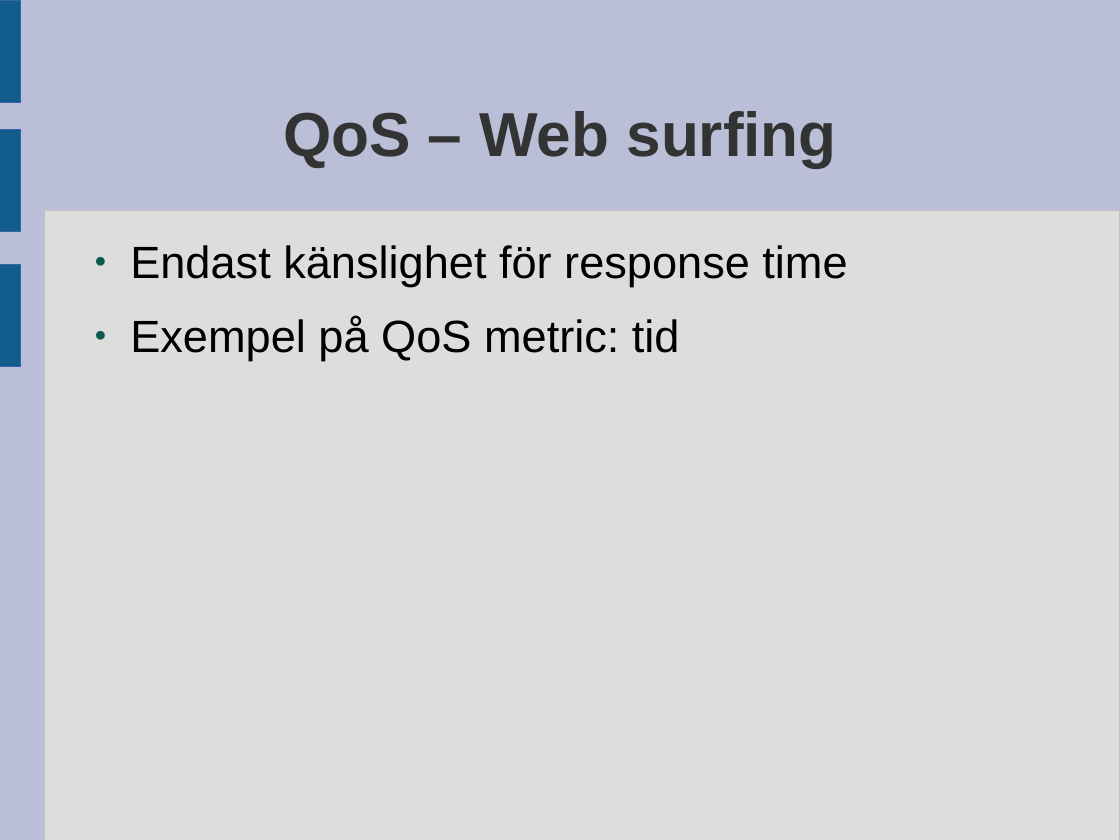
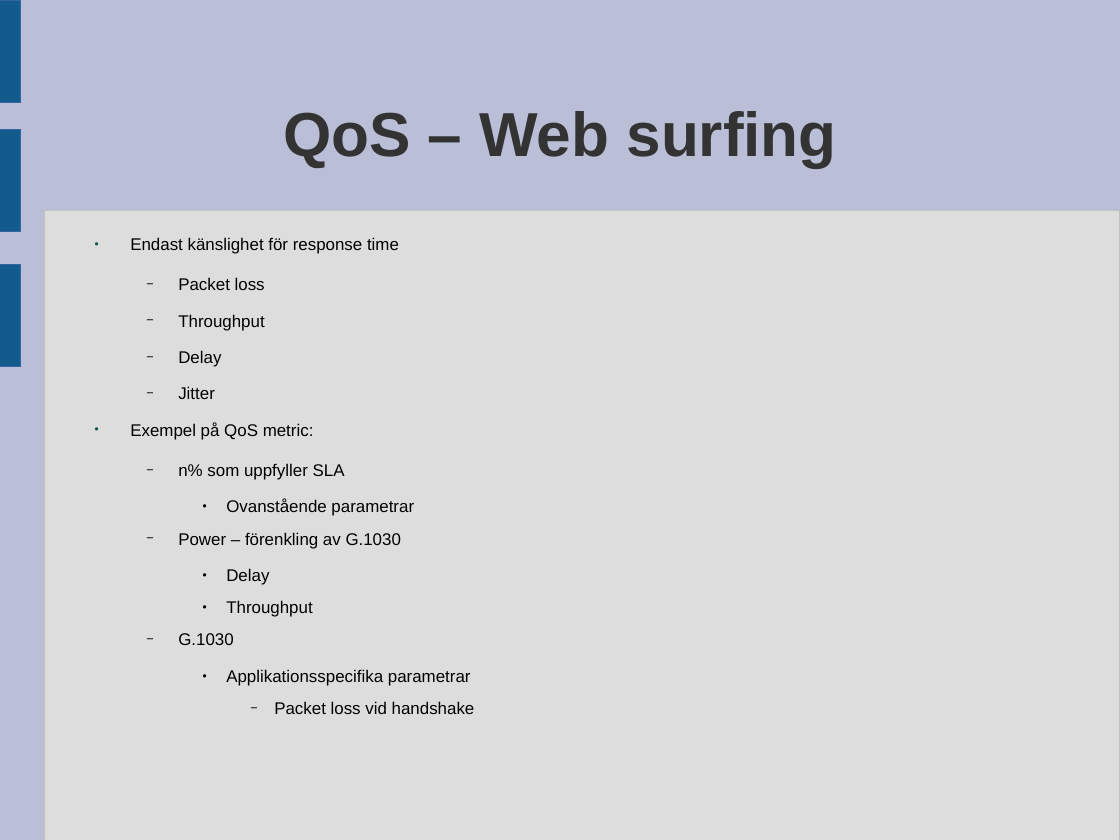
Before and after one commit to visse509/Dissertation, a slide deck: slide 7 of Presentation_möte.odp. Drawn at 1120x840 pixels with LibreOffice and Linux fonts; fonts in the diff are those of the drawing. Boxes give left, top, right and bottom in pixels: in the first picture for what was removed or moved away, otherwise in the second. Text is boxed around its words. In the diff, an @@ line names an element or a change of style, - is before the commit and + after.

```diff
--- a/Presentation_möte.odp
+++ b/Presentation_möte.odp
@@ text at (x1=130, y1=237, x2=399, y2=254): size 32 to 12 pt in "Endast känslighet för response time" @@
@@ text at (x1=130, y1=277, x2=475, y2=714): text changed; size 32 to 12 pt @@
-● Exempel på QoS metric: tid
+  − Packet loss
+  − Throughput
+  − Delay
+  − Jitter
+● Exempel på QoS metric:
+  − n% som uppfyller SLA
+    ● Ovanstående parametrar
+  − Power – förenkling av G.1030
+    ● Delay
+    ● Throughput
+  − G.1030
+    ● Applikationsspecifika parametrar
+      − Packet loss vid handshake
```
Also in this commit, not shown: 4 other slides changed, 2 other files.
